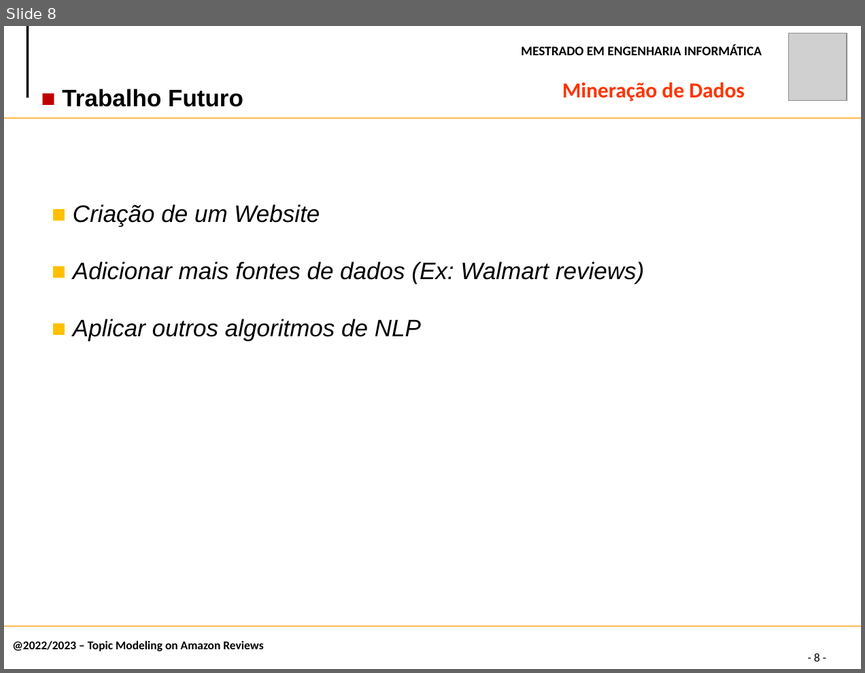
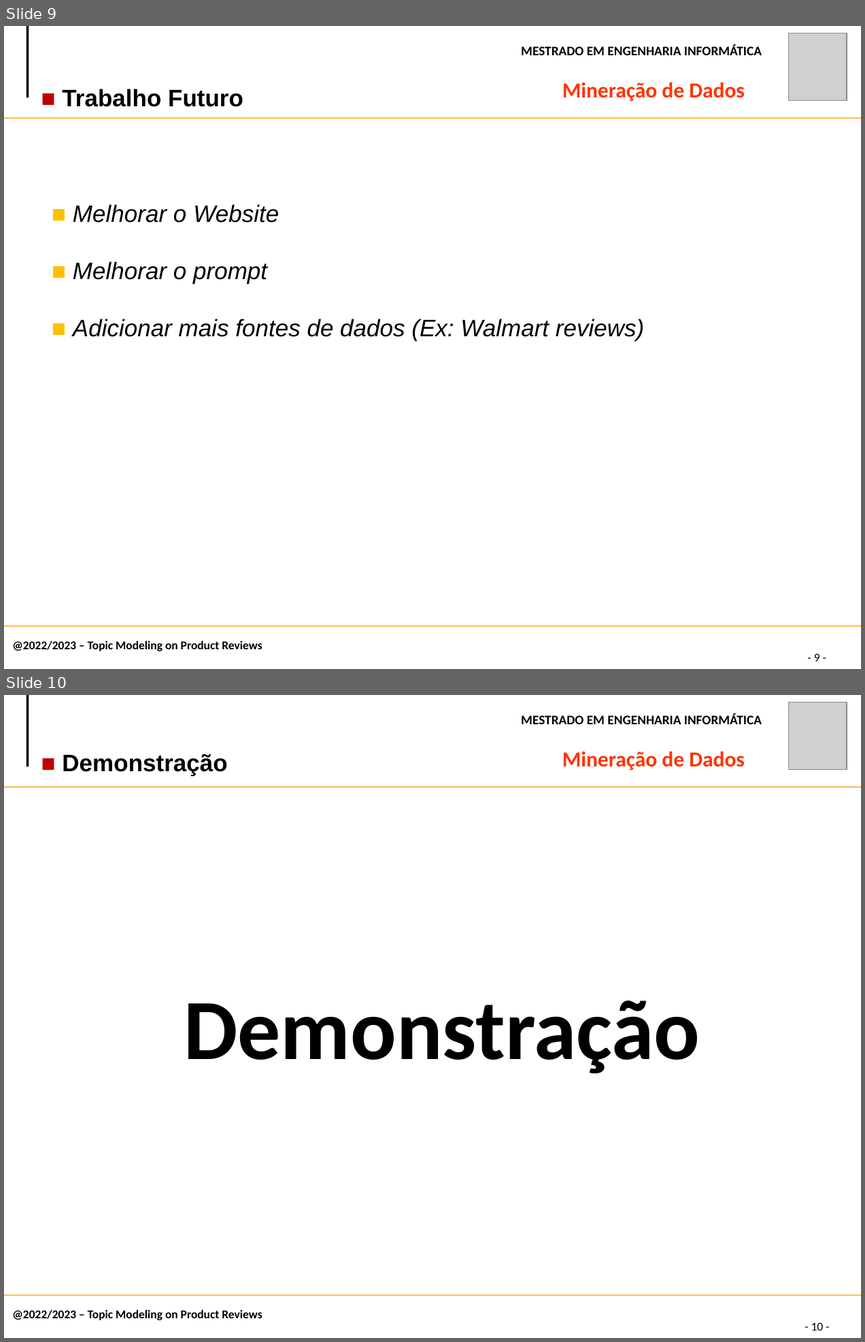
Before and after one commit to claudiadmr/MD-Projeto, a slide deck: Fase2/MD.pptx. Shown one above the other, each under a label of ours: slide 8 before the commit, slides 9 and 10 after it. The pictures are 865x673 and 865x1342 pixels, drawn with LibreOffice and Linux fonts; fonts in the diff are those of the drawing; grey boxes stand for pictures. Boxes give left, top, right and bottom in pixels: in the first picture for what was removed or moved away, otherwise in the second. Text is boxed around its words. In the diff, an @@ line names an element or a change of style, - is before the commit and + after.

```diff
--- a/Fase2/MD.pptx
+++ b/Fase2/MD.pptx
@@ slide 10 added at [4, 695, 861, 1338], background #FFFFFF @@
@@ line added from (27, 695) to (27, 767), #000000 2 pt @@
@@ text added at [521, 713, 762, 724], 11 pt, text #000000, bold @@
+MESTRADO EM ENGENHARIA INFORMÁTICA
@@ picture added at [789, 702, 847, 770] @@
@@ text added at [62, 753, 227, 776], 20 pt, text #000000, bold @@
+■ Demonstração
@@ text added at [562, 751, 745, 770], 18 pt, text #FF3300, bold @@
+Mineração de Dados
@@ line added from (4, 787) to (861, 787), #FF9900 0.75 pt @@
@@ text added at [184, 1000, 700, 1074], 72 pt, text #000000, bold @@
+Demonstração
@@ line added from (4, 1295) to (861, 1295), #FF9900 0.75 pt @@
@@ text added at [12, 1309, 262, 1320], 10 pt, text #000000, bold @@
+@2022/2023 – Topic Modeling on Product Reviews
@@ page number added at [811, 1322, 823, 1330], 10 pt, text #000000 @@
+- 10 -
@@ what was slide 8 is now slide 9 @@
@@ slide 9 changed as well @@
@@ text at [73, 204, 279, 284]: text changed @@
-■ Criação de um Website
+■ Melhorar o Website
+■ Melhorar o prompt
@@ text at [73, 318, 421, 341]: paragraph removed @@
-■ Aplicar outros algoritmos de NLP
@@ text at [12, 640, 262, 651]: text changed @@
-@2022/2023 – Topic Modeling on Amazon Reviews
+@2022/2023 – Topic Modeling on Product Reviews
@@ page number at [814, 653, 820, 661]: text changed @@
-- 8 -
+- 9 -
```
Also in this commit, not shown: 8 other slides changed, 1 other slide added.
